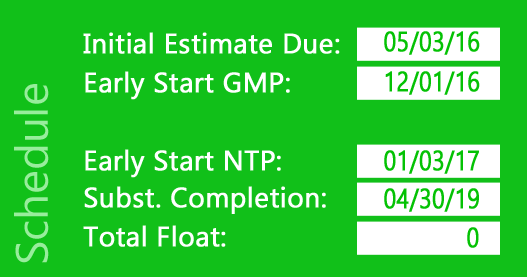
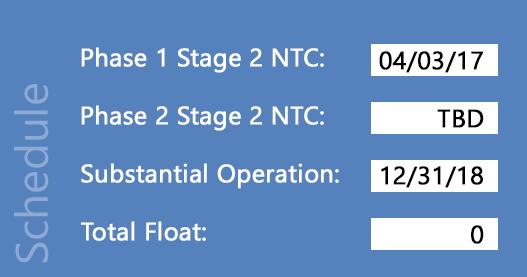
Revision of a layered w=527, h=277 image; what changed, layer by layer:
added layer "0" above "12/31/18" over [471, 225, 484, 244]
added layer "12/31/18" above "TBD" over [381, 166, 483, 188]
added layer "TBD" above "04/03/17" over [437, 109, 484, 128]
renamed "0" to "04/03/17", painted on it over [379, 51, 483, 248]
removed layer "04/30/19" over [384, 188, 479, 212]
renamed "Shape 2 copy 3" to "Phase 2 Stage 2 NTC:", moved it above "Substantial Operation:", painted on it over [81, 105, 500, 178]
renamed "Early Start NTP:" to "Substantial Operation:", moved it above "Total Float:", painted on it over [81, 149, 339, 189]
added layer "Total Float:" above "Phase 1 Stage 2 NTC:" over [81, 221, 206, 241]
renamed "Early Start GMP:" to "Phase 1 Stage 2 NTC:", moved it above "Rectangle 8 copy 3", painted on it over [81, 47, 324, 100]
removed layer "Shape 2 copy" over [357, 66, 500, 100]
removed layer "Initial Estimate Due:" over [83, 32, 340, 54]
removed layer "Shape 2" over [357, 27, 500, 61]
removed layer "Schedule" over [14, 84, 49, 263]
removed layer "Shape 1" over [0, 0, 527, 277]
renamed "01/03/17" to "Rectangle 8 copy 3", painted on it, masked it over [371, 150, 498, 192]
renamed "12/01/16" to "Rectangle 8 copy 2", painted on it, masked it over [371, 71, 498, 134]
renamed "05/03/16" to "Rectangle 8 copy", painted on it, masked it over [371, 31, 498, 248]
renamed "Total Float:" to "Rectangle 8", painted on it, masked it over [83, 44, 498, 247]
removed layer "Shape 2 copy 5" over [357, 221, 500, 255]
removed layer "Subst. Completion:" over [84, 186, 326, 214]
removed layer "Shape 2 copy 4" over [357, 182, 500, 216]
added layer "Rectangle 7" over [0, 0, 527, 277]
